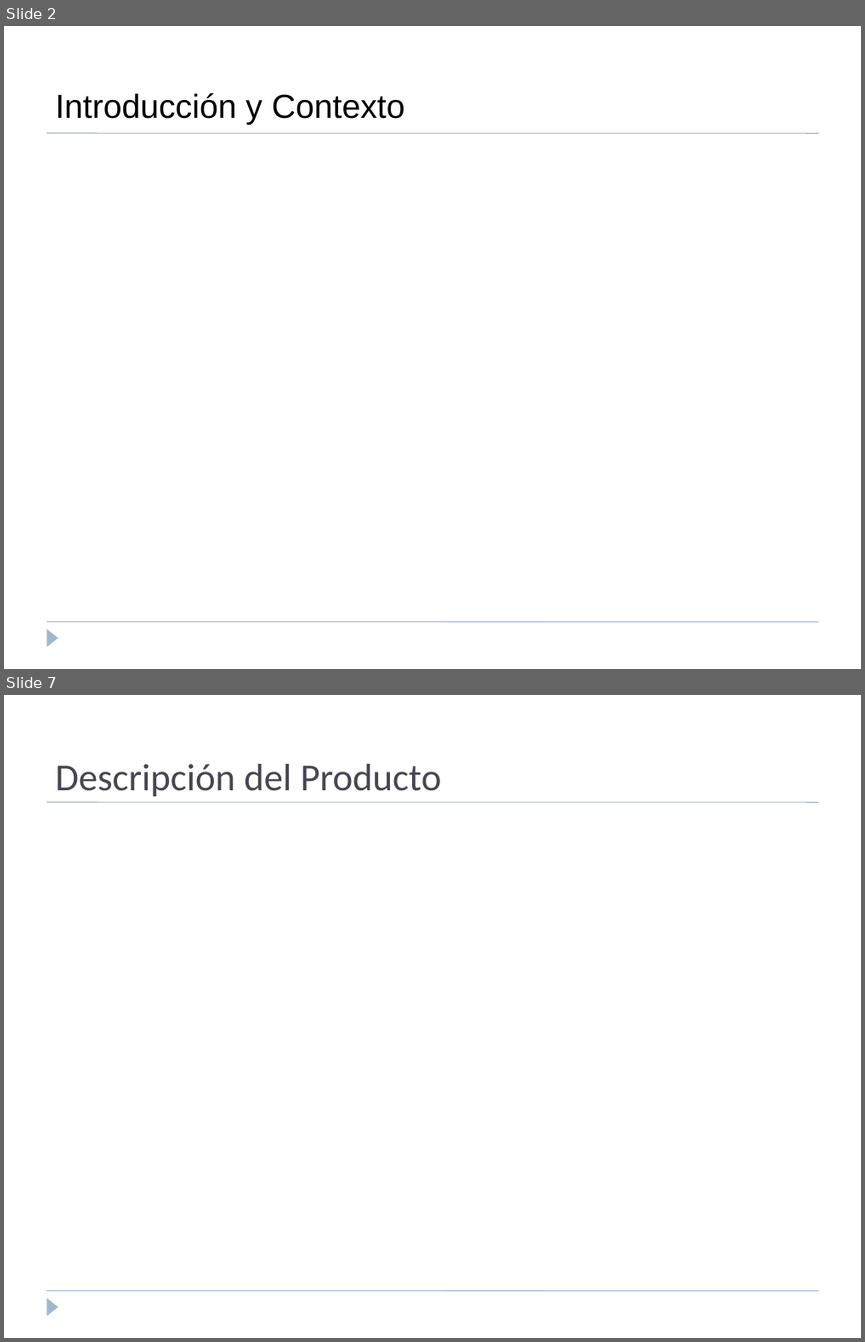
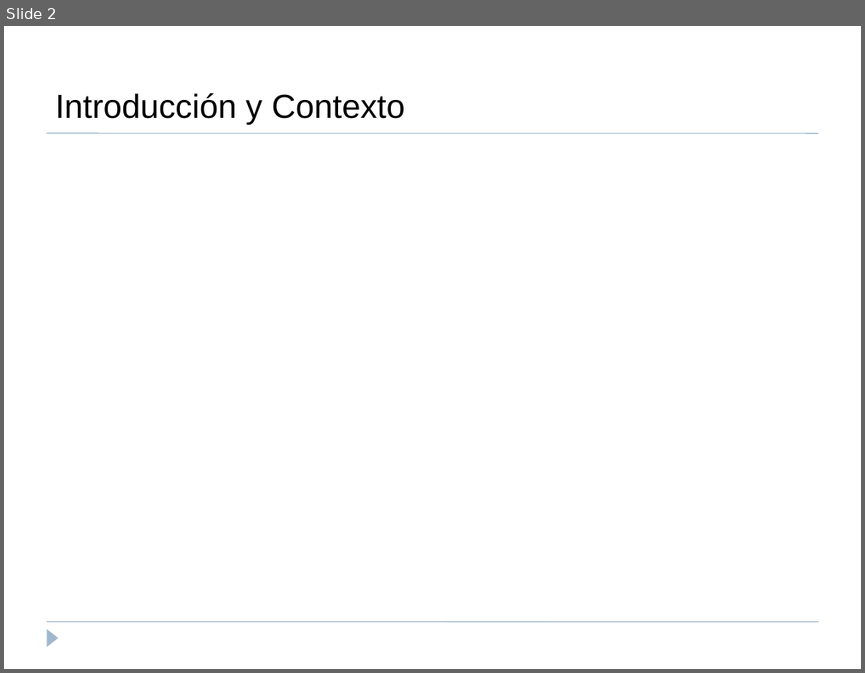
Before and after one commit to LeFranck/Desarrollo-de-Software, a slide deck: Presentaciones/Plantilla Visión y Alcances edit.ppt. Shown one above the other, each under a label of ours: slides 2 and 7 before the commit, slide 2 after it; the slides between them are not shown. The pictures are 865x1342 and 865x673 pixels, drawn with LibreOffice and Linux fonts; fonts in the diff are those of the drawing. Boxes give left, top, right and bottom in pixels: in the first picture for what was removed or moved away, otherwise in the second. Text is boxed around its words. In the diff, an @@ line names an element or a change of style, - is before the commit and + after.

```diff
--- a/Presentaciones/Plantilla Visión y Alcances edit.ppt
+++ b/Presentaciones/Plantilla Visión y Alcances edit.ppt
@@ slide 7 removed at bbox=[4, 695, 861, 1338], background #FFFFFF; not listed: 3 template elements that a slide beside it also shows @@
@@ text removed at bbox=[55, 764, 442, 797] @@
-Descripción del Producto
```
Also in this commit, not shown: 2 slides changed, 2 slides added, 4 other files.
